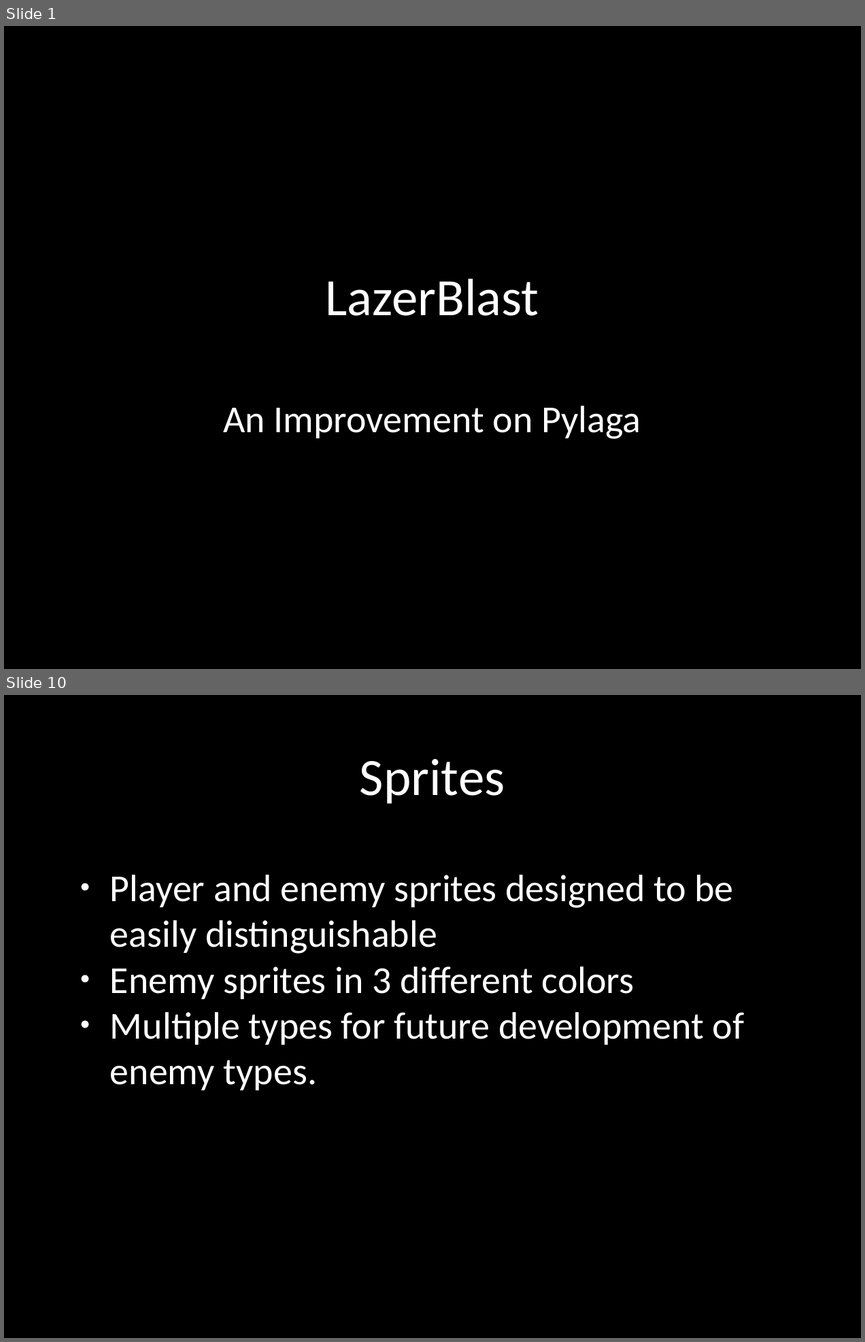
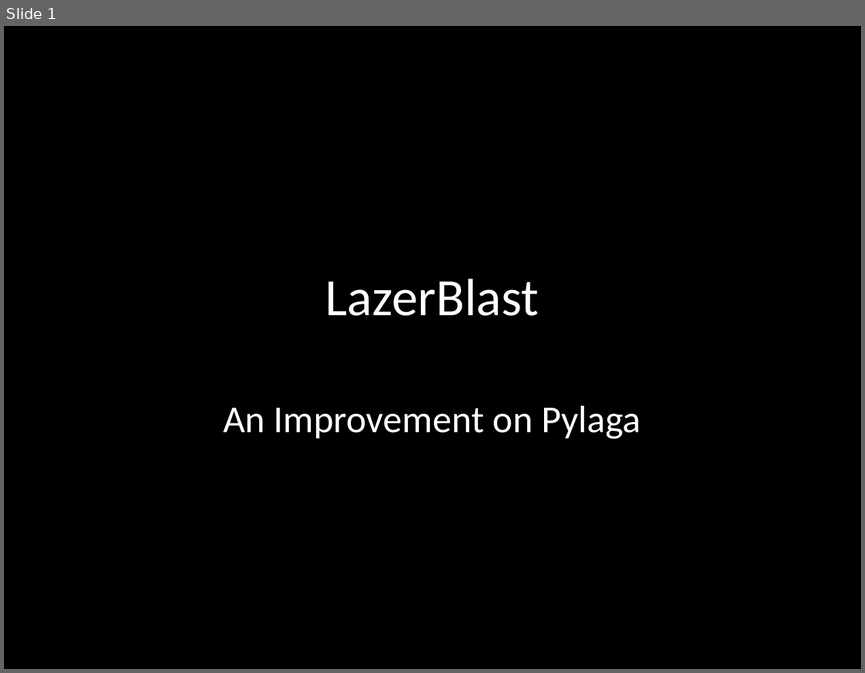
Before and after one commit to terrencepreilly/CPS410, a slide deck: final_presentation/Presentation.pptx. Shown one above the other, each under a label of ours: slides 1 and 10 before the commit, slide 1 after it; the slides between them are not shown. The pictures are 865x1342 and 865x673 pixels, drawn with LibreOffice and Linux fonts; fonts in the diff are those of the drawing; background and template pictures are left out. Boxes give left, top, right and bottom in pixels: in the first picture for what was removed or moved away, otherwise in the second. Text is boxed around its words. In the diff, an @@ line names an element or a change of style, - is before the commit and + after.

```diff
--- a/final_presentation/Presentation.pptx
+++ b/final_presentation/Presentation.pptx
@@ slide 10 removed at bbox=[4, 695, 861, 1338], background #000000 @@
@@ text removed at bbox=[360, 759, 505, 804] @@
-Sprites
@@ text removed at bbox=[110, 875, 745, 1090] @@
-● Player and enemy sprites designed to be easily distinguishable
-● Enemy sprites in 3 different colors
-● Multiple types for future development of enemy types.
```
Also in this commit, not shown: 3 slides changed, 3 slides added, 12 other slides removed, 3 other files.
